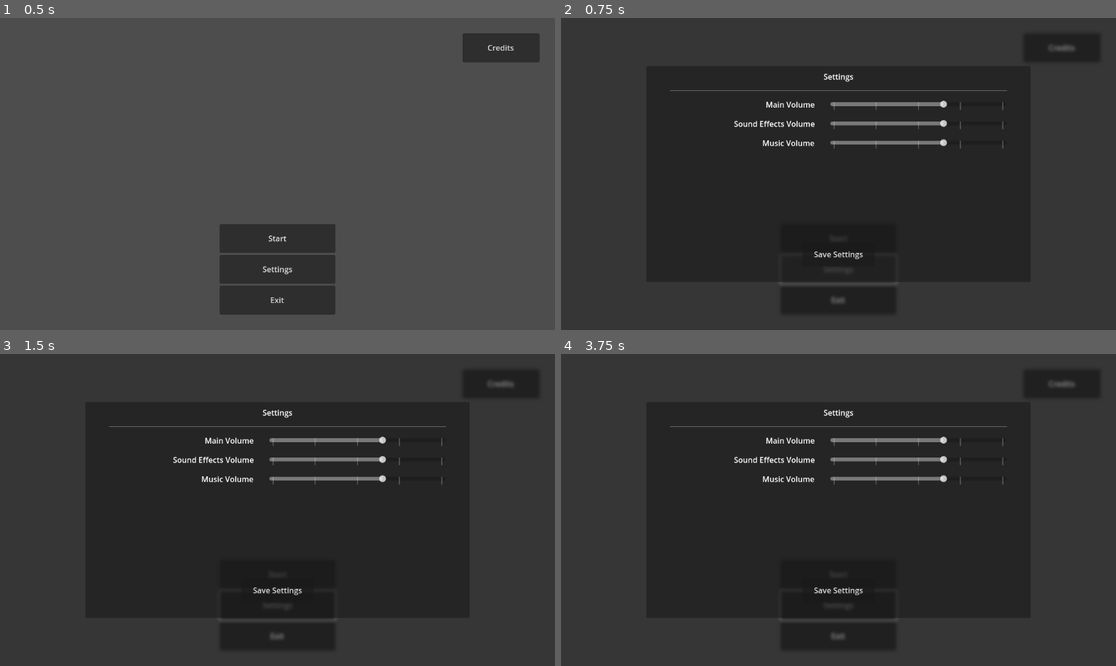
Above: before the commit, frames 1-4 (two rows, left to right).
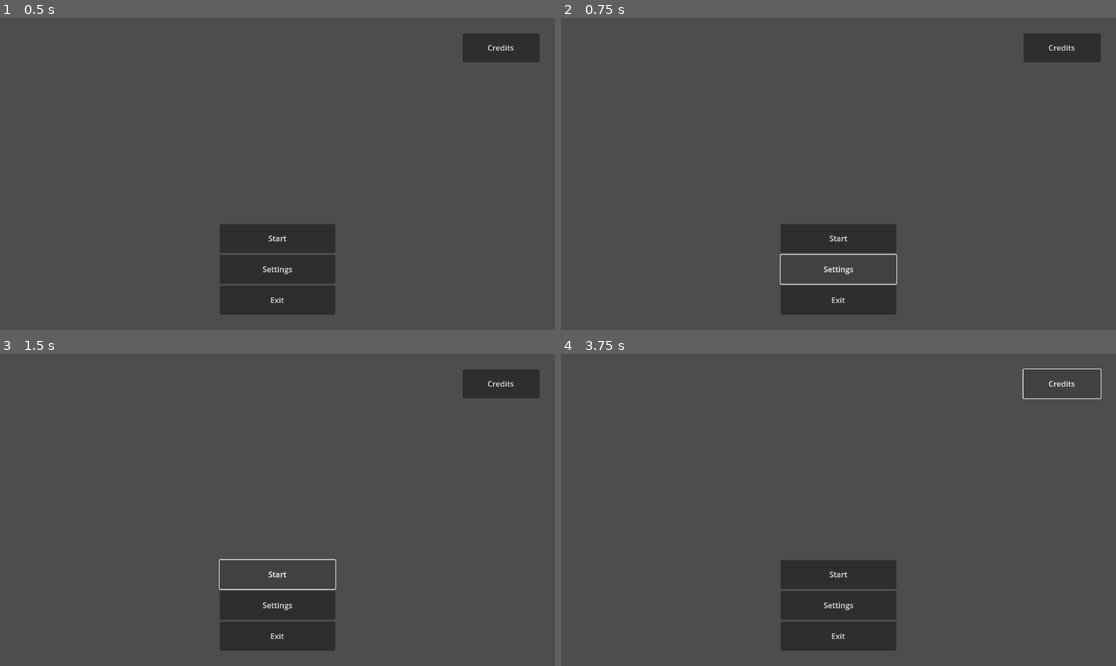
Above: after the commit, the same moments.

Repository: sjgillGit/GWJ80
Game: Godot game, scene res://PrivateDevRoom/Scenes/main_menu.tscn
The game is run twice, just before and just after one commit, with the same random seed, the same clock (stepped at 60 frames per second) and the same inputs. The project has no main scene, so this scene is started directly.
Inputs:
- Up to frame 1 (0.5 s): no input
- Up to frame 2 (0.75 s): click "Settings" at 0.5 s
- Up to frame 3 (1.5 s): click "Start" at 1.25 s
- Up to frame 4 (3.75 s): click "Start" at 2 s; click "Start" at 2.75 s; click "Credits" at 3.5 s

Frame 1 is identical in both runs. In frame 2, 47% of the frame differs, in the area x 15-98%, y 4-96%; in frame 3, 47%; in frame 4, 46%.

Commit message:
Settings structure fix, minor changes

Diff:
--- /dev/null
+++ b/PrivateDevRoom/Scenes/Global/Global.gd
@@ -0,0 +1,6 @@
+extends Node
+
+const SCENES_DICTIONARY : Dictionary[String, NodePath] = {
+	"MainMenu" : "res://PrivateDevRoom/Scenes/main_menu.tscn" ,
+	"Settings" : "res://PrivateDevRoom/Scenes/settings.tscn"
+}
--- a/PrivateDevRoom/Scenes/settings.tscn
+++ b/PrivateDevRoom/Scenes/settings.tscn
@@ -8,14 +8,19 @@
 shader_parameter/strength = 3.3
 shader_parameter/mix_percentage = 0.3
 
-[node name="Settings" type="ColorRect"]
+[sub_resource type="ShaderMaterial" id="ShaderMaterial_ji6da"]
+shader = ExtResource("1_ji6da")
+shader_parameter/strength = 3.3
+shader_parameter/mix_percentage = 0.3
+
+[node name="Settings" type="Control"]
 material = SubResource("ShaderMaterial_8agtr")
+layout_mode = 3
 anchors_preset = 15
 anchor_right = 1.0
 anchor_bottom = 1.0
 grow_horizontal = 2
 grow_vertical = 2
-color = Color(0, 0, 0, 0.207843)
 script = ExtResource("1_d8bn1")
 
 [node name="MarginContainer" type="MarginContainer" parent="."]
@@ -36,7 +41,7 @@
 [node name="MarginContainer" type="MarginContainer" parent="MarginContainer/PanelContainer"]
 layout_mode = 2
 theme_override_constants/margin_left = 50
-theme_override_constants/margin_top = 10
+theme_override_constants/margin_top = 26
 theme_override_constants/margin_right = 50
 theme_override_constants/margin_bottom = 32
 
@@ -55,9 +60,10 @@
 [node name="MainVolume" type="HBoxContainer" parent="MarginContainer/PanelContainer/MarginContainer/VBoxContainer"]
 layout_mode = 2
 theme_override_constants/separation = 32
+alignment = 1
 
 [node name="Label" type="Label" parent="MarginContainer/PanelContainer/MarginContainer/VBoxContainer/MainVolume"]
-custom_minimum_size = Vector2(300, 25)
+custom_minimum_size = Vector2(260, 25)
 layout_mode = 2
 size_flags_horizontal = 8
 text = "Main Volume"
@@ -72,15 +78,14 @@
 max_value = 1.0
 step = 0.05
 value = 0.5
-tick_count = 5
-ticks_on_borders = true
 
 [node name="SFXVolume" type="HBoxContainer" parent="MarginContainer/PanelContainer/MarginContainer/VBoxContainer"]
 layout_mode = 2
 theme_override_constants/separation = 32
+alignment = 1
 
 [node name="Label" type="Label" parent="MarginContainer/PanelContainer/MarginContainer/VBoxContainer/SFXVolume"]
-custom_minimum_size = Vector2(300, 25)
+custom_minimum_size = Vector2(260, 25)
 layout_mode = 2
 size_flags_horizontal = 8
 text = "Sound Effects Volume"
@@ -95,15 +100,14 @@
 max_value = 1.0
 step = 0.05
 value = 0.5
-tick_count = 5
-ticks_on_borders = true
 
 [node name="MusicVolume" type="HBoxContainer" parent="MarginContainer/PanelContainer/MarginContainer/VBoxContainer"]
 layout_mode = 2
 theme_override_constants/separation = 32
+alignment = 1
 
 [node name="Label" type="Label" parent="MarginContainer/PanelContainer/MarginContainer/VBoxContainer/MusicVolume"]
-custom_minimum_size = Vector2(300, 25)
+custom_minimum_size = Vector2(260, 25)
 layout_mode = 2
 size_flags_horizontal = 8
 text = "Music Volume"
@@ -118,8 +122,6 @@
 max_value = 1.0
 step = 0.05
 value = 0.5
-tick_count = 5
-ticks_on_borders = true
 
 [node name="Control" type="Control" parent="MarginContainer/PanelContainer/MarginContainer/VBoxContainer"]
 layout_mode = 2
@@ -131,6 +133,17 @@
 size_flags_horizontal = 4
 text = "Save Settings"
 
+[node name="BlurBackground" type="ColorRect" parent="."]
+z_index = -1
+material = SubResource("ShaderMaterial_ji6da")
+layout_mode = 1
+anchors_preset = 15
+anchor_right = 1.0
+anchor_bottom = 1.0
+grow_horizontal = 2
+grow_vertical = 2
+color = Color(0, 0, 0, 0.196078)
+
 [connection signal="value_changed" from="MarginContainer/PanelContainer/MarginContainer/VBoxContainer/MainVolume/MainSlider" to="." method="_on_main_slider_value_changed"]
 [connection signal="value_changed" from="MarginContainer/PanelContainer/MarginContainer/VBoxContainer/SFXVolume/SFXSlider" to="." method="_on_sfx_slider_value_changed"]
 [connection signal="value_changed" from="MarginContainer/PanelContainer/MarginContainer/VBoxContainer/MusicVolume/MusicSlider" to="." method="_on_music_slider_value_changed"]
--- a/PrivateDevRoom/Scripts/main_menu.gd
+++ b/PrivateDevRoom/Scripts/main_menu.gd
@@ -1,18 +1,13 @@
 extends Control
-
-@export var game_scene : PackedScene
-@export var settings_scene : PackedScene
 
 func _on_start_pressed() -> void:
 	# Load main scene with Global Transition
 	pass # Replace with function body.
 
-func _on_settings_pressed() -> void:
-	if settings_scene:
-		var scene = settings_scene.instantiate()
-		add_child(scene)
-	else:
-		printerr("Settings scene not found")
+#func _on_settings_pressed() -> void:
+	#var settings_scene : PackedScene = load(Global.SCENES_DICTIONARY.MainMenu)
+	#settings_scene.instantiate()
+	#add_child(settings_scene)
 
 func _on_exit_pressed() -> void:
 	get_tree().quit()
--- a/PrivateDevRoom/Scripts/settings.gd
+++ b/PrivateDevRoom/Scripts/settings.gd
@@ -1,4 +1,4 @@
-extends ColorRect
+extends Control
 
 @onready var Master_Bus = AudioServer.get_bus_index("Master")
 @onready var SFX_Bus = AudioServer.get_bus_index("SFX")
Not shown, added: PrivateDevRoom/Scenes/Global/Global.gd.uid
Not shown: 1 places in PrivateDevRoom/Scenes/settings.tscn that only renumber resources
